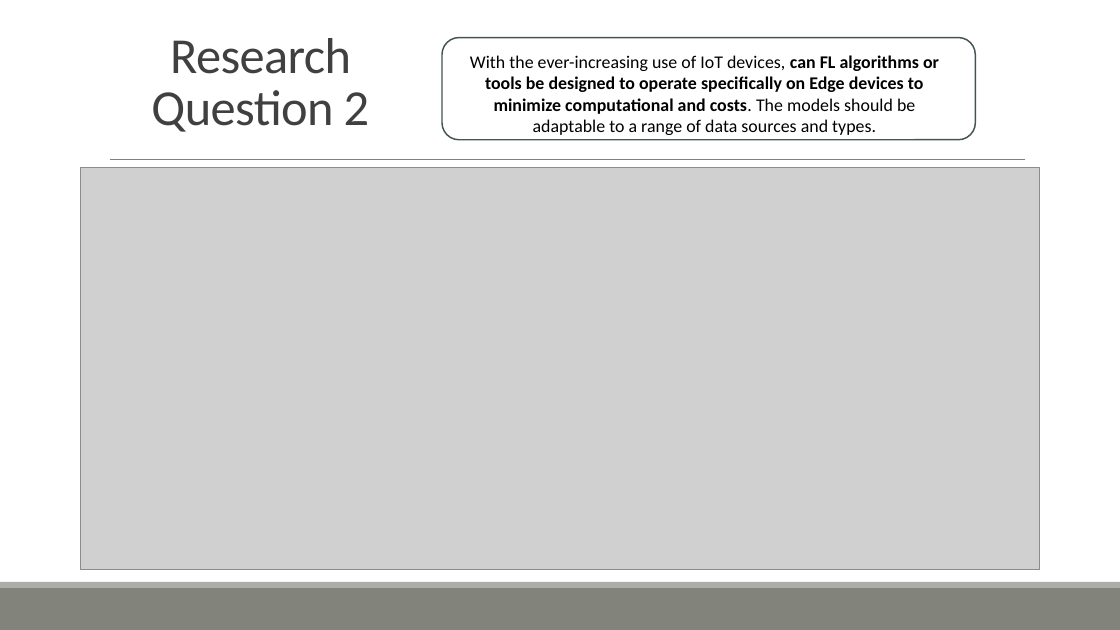
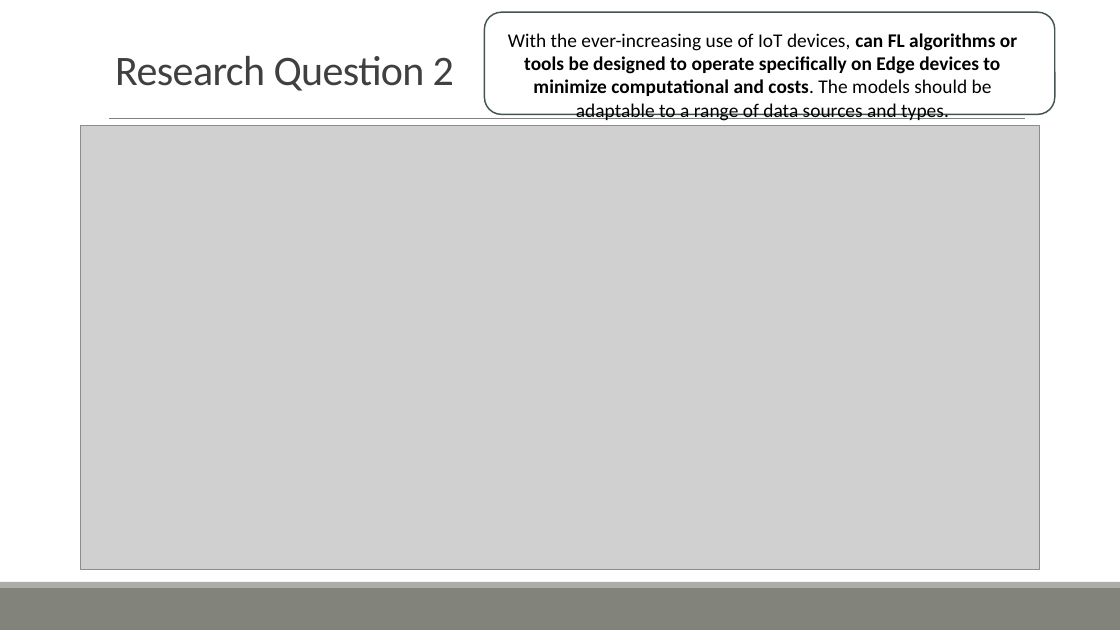
Before and after one commit to ofithcheallaigh/phd, a slide deck: slide 5 of Presentations/Supervisor Meetings/2024/Upcoming Meeting.pptx. Drawn at 1120x630 pixels with LibreOffice and Linux fonts; fonts in the diff are those of the drawing; grey boxes stand for pictures. Boxes give left, top, right and bottom in pixels: in the first picture for what was removed or moved away, otherwise in the second. Text is boxed around its words. In the diff, an @@ line names an element or a change of style, - is before the commit and + after.

Commit message:
Added LF system diagram, and changed some slide formatting

```diff
--- a/Presentations/Supervisor Meetings/2024/Upcoming Meeting.pptx
+++ b/Presentations/Supervisor Meetings/2024/Upcoming Meeting.pptx
@@ rounded rectangle: place and size @@
-rounded rectangle at [442, 38, 975, 140]
+rounded rectangle at [485, 13, 1055, 115]
@@ text "With the ever-increasing use of ...": place and size @@
-text "With the ever-increasing use of ..." at [470, 55, 939, 135]
+text "With the ever-increasing use of ..." at [508, 33, 1017, 121]
@@ text "With the ever-increasing use of ..." at [508, 33, 1017, 121]: size 15.3 to 16.6 pt @@
@@ text "Research Question 2": place and size @@
-text "Research Question 2" at [151, 38, 370, 132]
+text "Research Question 2" at [115, 56, 454, 91]
@@ text "Research Question 2" at [115, 56, 454, 91]: size 43.2 to 36 pt; alignment centre to left; line spacing 0.85 to 0.65 @@
@@ line moved from (110, 160) - (1026, 160) to (109, 118) - (1025, 118) @@
@@ picture: place and size @@
-picture at [81, 168, 1039, 570]
+picture at [81, 126, 1039, 570]
```
Also in this commit, not shown: 6 other slides changed, 1 slide added, 1 slide removed.
